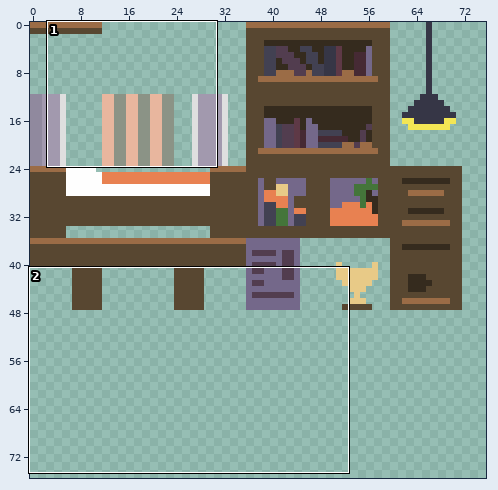
Edited in one commit: sprite sheet (res/img/tilesheet.png). Above, an overview of the earlier version with the close-up marked.
Close-up. Earlier state:
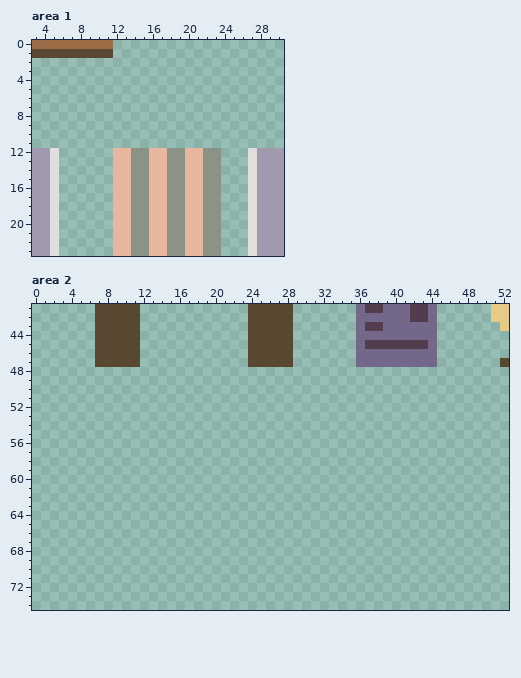
The file is 100x100 pixels. Colours within 5 levels of each other are drawn and written as one. Shown: area 1: x 3..30, y 0..23; area 2: x 0..52, y 41..74. The wide view leaves out empty margins.
Now the later version:
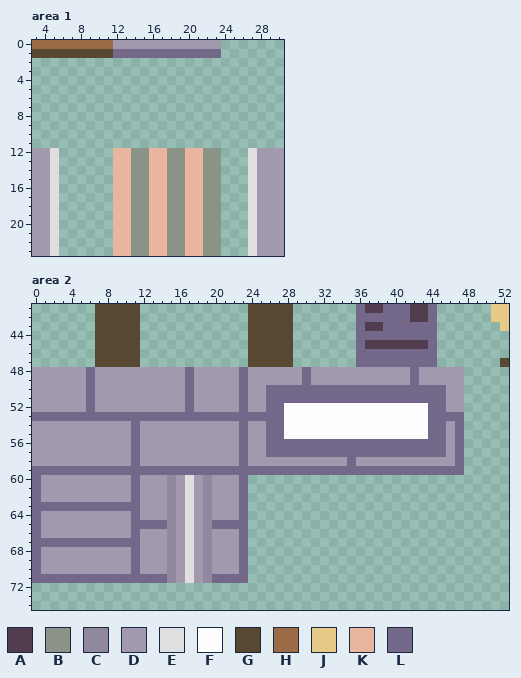
Palette (. is transparent): A #523d4f  B #8b9386  C #90899e  D #a299ae  E #dfdfdf  F #fefefe  G #584731  H #9b6c46  J #e8ca87  K #e8b69e  L #74688a
From old to new:
Changed rows in their new state; - is an unchanged pixel.
Area 1:
first column x 12:
 0 DDDDDDDDDDDD
 1 LLLLLLLLLLLL
Area 2:
first column x 0:
48 DDDDDDLDDDDDDDDDDLDDDDDLDDDDDDLDDDDDDDDDDDLDDDDD
49 DDDDDDLDDDDDDDDDDLDDDDDLDDDDDDLDDDDDDDDDDDLDDDDD
50 DDDDDDLDDDDDDDDDDLDDDDDLDDLLLLLLLLLLLLLLLLLLLLDD
51 DDDDDDLDDDDDDDDDDLDDDDDLDDLLLLLLLLLLLLLLLLLLLLDD
52 DDDDDDLDDDDDDDDDDLDDDDDLDDLLFFFFFFFFFFFFFFFFLLDD
53 LLLLLLLLLLLLLLLLLLLLLLLLLLLLFFFFFFFFFFFFFFFFLLLL
54 DDDDDDDDDDDLDDDDDDDDDDDLDDLLFFFFFFFFFFFFFFFFLLDL
55 DDDDDDDDDDDLDDDDDDDDDDDLDDLLFFFFFFFFFFFFFFFFLLDL
56 DDDDDDDDDDDLDDDDDDDDDDDLDDLLLLLLLLLLLLLLLLLLLLDL
57 DDDDDDDDDDDLDDDDDDDDDDDLDDLLLLLLLLLLLLLLLLLLLLDL
58 DDDDDDDDDDDLDDDDDDDDDDDLDDDDDDDDDDDLDDDDDDDDDDDL
59 LLLLLLLLLLLLLLLLLLLLLLLLLLLLLLLLLLLLLLLLLLLLLLLL
60 LDDDDDDDDDDLDDDCDEDCDDDL------------------------
61 LDDDDDDDDDDLDDDCDEDCDDDL------------------------
62 LDDDDDDDDDDLDDDCDEDCDDDL------------------------
63 LLLLLLLLLLLLDDDCDEDCDDDL------------------------
64 LDDDDDDDDDDLDDDCDEDCDDDL------------------------
65 LDDDDDDDDDDLLLLCDEDCLLLL------------------------
66 LDDDDDDDDDDLDDDCDEDCDDDL------------------------
67 LLLLLLLLLLLLDDDCDEDCDDDL------------------------
68 LDDDDDDDDDDLDDDCDEDCDDDL------------------------
69 LDDDDDDDDDDLDDDCDEDCDDDL------------------------
70 LDDDDDDDDDDLDDDCDEDCDDDL------------------------
71 LLLLLLLLLLLLLLLCDEDCLLLL------------------------
